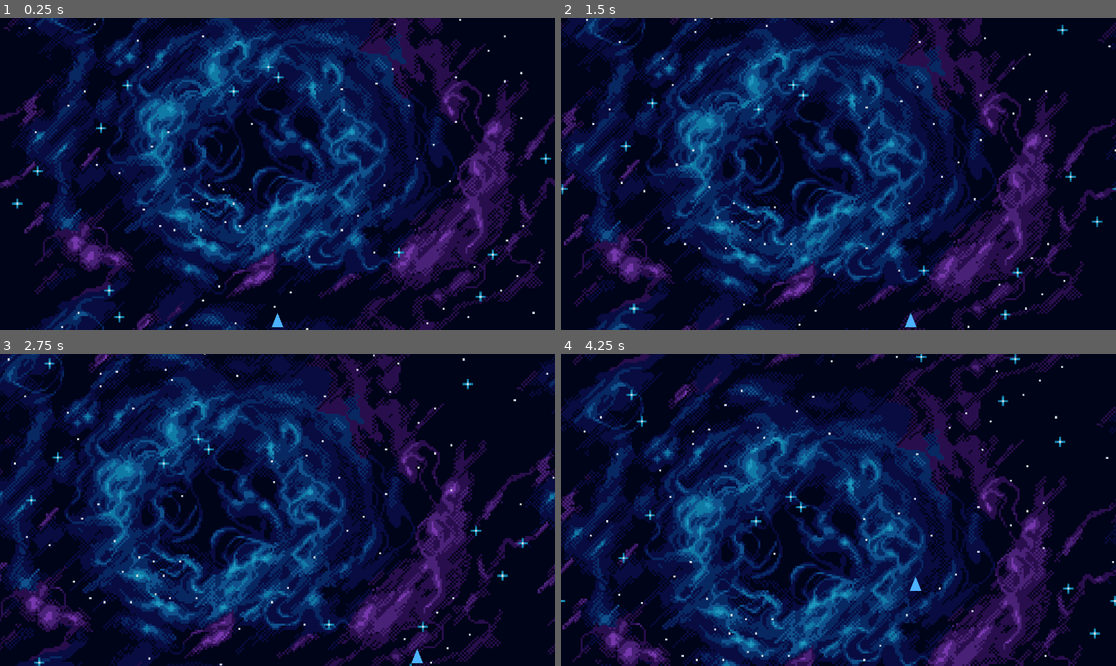
Above: before the commit, frames 1-4 (two rows, left to right).
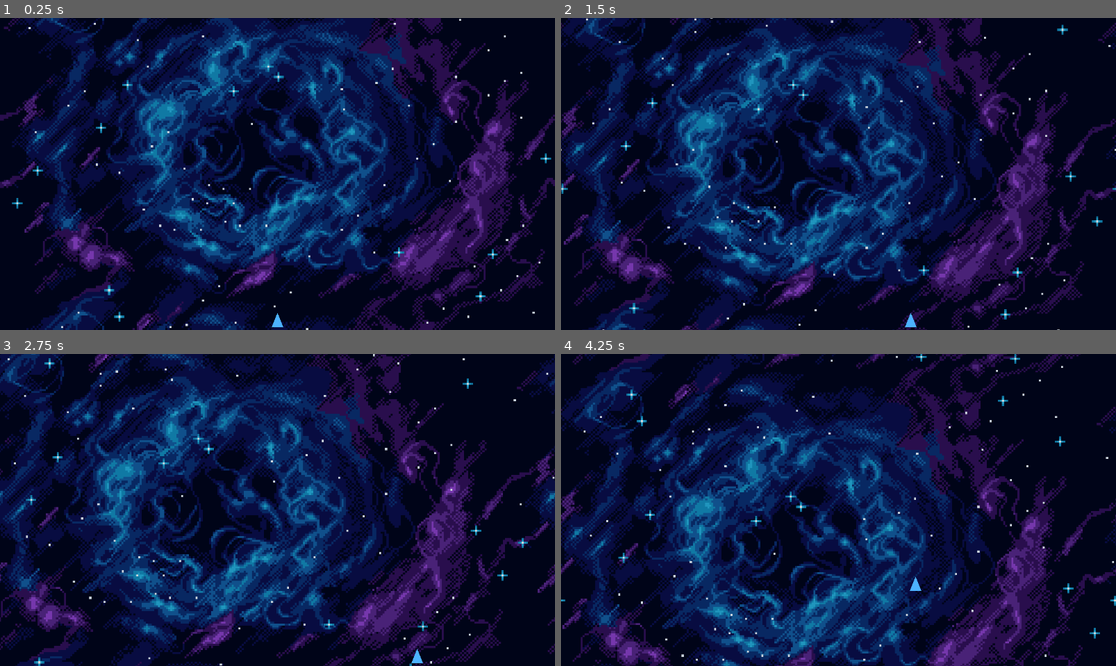
Above: after the commit, the same moments.

Repository: HouZenKai/ShooterCarnival
Game: Godot game, scene res://scenes/main.tscn
The game is run twice, just before and just after one commit, with the same random seed, the same clock (stepped at 60 frames per second) and the same inputs.
Inputs:
- Up to frame 1 (0.25 s): no input
- Up to frame 2 (1.5 s): hold D (move_right) 0.53-1.28 s; hold S (move_down) from 1.28 s (still down)
- Up to frame 3 (2.75 s): release S (move_down) at 2.03 s; hold D (move_right) from 2.03 s (still down)
- Up to frame 4 (4.25 s): release D (move_right) at 2.78 s; hold W (move_up) 2.78-3.53 s; hold A (move_left) from 3.53 s (still down)

The runs differ from the first frame. In frame 1, 2.2% of the frame differs, in the area x 0-99%, y 1-99%; in frame 2, 2.1%; in frame 3, 2.2%; in frame 4, 2.2%.

Commit message:
Update main scene with parallax background changes

Diff:
--- a/src/scenes/main.gd
+++ b/src/scenes/main.gd
@@ -4,10 +4,10 @@
 # These values are based on the viewport size and desired parallax effect
 
 # Viewport dimensions (Godot default: 1152x648)
-# Repeat size based on background sprite dimensions (272x160) scaled by 4.235294
-# Slight reduction in repeat height to create overlap and prevent seams
-const PARALLAX_REPEAT_WIDTH := 1152  # 272 * 4.235294 ≈ 1152 (matches viewport width)
-const PARALLAX_REPEAT_HEIGHT := 676  # Slightly less than 678 to create overlap
+# Background sprite dimensions: 272x160 (blue-back.png, blue-stars.png)
+# Scaled by 4.235294 to cover viewport: 272 * 4.235294 ≈ 1152, 160 * 4.235294 ≈ 678
+const PARALLAX_REPEAT_WIDTH := 1152  # Matches viewport width for seamless tiling
+const PARALLAX_REPEAT_HEIGHT := 676  # Slightly less than 678 to create overlap and prevent seams
 
 # Scroll scale determines how fast layers move relative to player movement
 # Lower values = slower movement = appears further away
@@ -31,13 +31,11 @@
 	# Apply constants to BackgroundLayer
 	background_layer.scroll_scale = Vector2(BACKGROUND_SCROLL_SCALE, BACKGROUND_SCROLL_SCALE)
 	background_layer.repeat_size = Vector2(PARALLAX_REPEAT_WIDTH, PARALLAX_REPEAT_HEIGHT)
-	background_layer.autoscroll = Vector2(0, BACKGROUND_AUTOSCROLL_SPEED)
 	background_layer.ignore_camera_scroll = true
 
 	# Apply constants to StarsLayer
 	stars_layer.scroll_scale = Vector2(STARS_SCROLL_SCALE, STARS_SCROLL_SCALE)
 	stars_layer.repeat_size = Vector2(PARALLAX_REPEAT_WIDTH, PARALLAX_REPEAT_HEIGHT)
-	stars_layer.autoscroll = Vector2(0, STARS_AUTOSCROLL_SPEED)
 	stars_layer.ignore_camera_scroll = true
 
 func _process(delta: float) -> void:
--- a/src/scenes/main.tscn
+++ b/src/scenes/main.tscn
@@ -9,10 +9,7 @@
 script = ExtResource("1_jyhfs")
 
 [node name="BackgroundLayer" type="Parallax2D" parent="."]
-scroll_scale = Vector2(0.3, 0.3)
-repeat_size = Vector2(5120, 2880)
 repeat_times = 2
-ignore_camera_scroll = true
 
 [node name="BackSprite" type="Sprite2D" parent="BackgroundLayer"]
 texture_filter = 1
@@ -22,10 +19,7 @@
 region_rect = Rect2(0, 0, 4608, 2592)
 
 [node name="StarsLayer" type="Parallax2D" parent="."]
-scroll_scale = Vector2(0.5, 0.5)
-repeat_size = Vector2(5120, 2880)
 repeat_times = 2
-ignore_camera_scroll = true
 
 [node name="StarsSprite" type="Sprite2D" parent="StarsLayer"]
 texture_filter = 1
